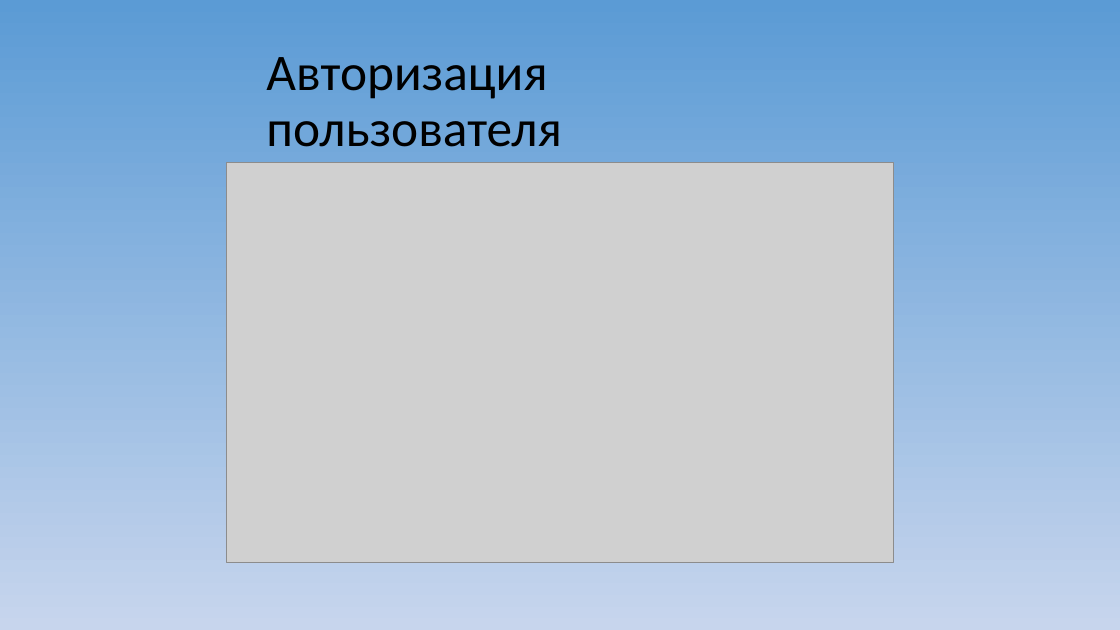
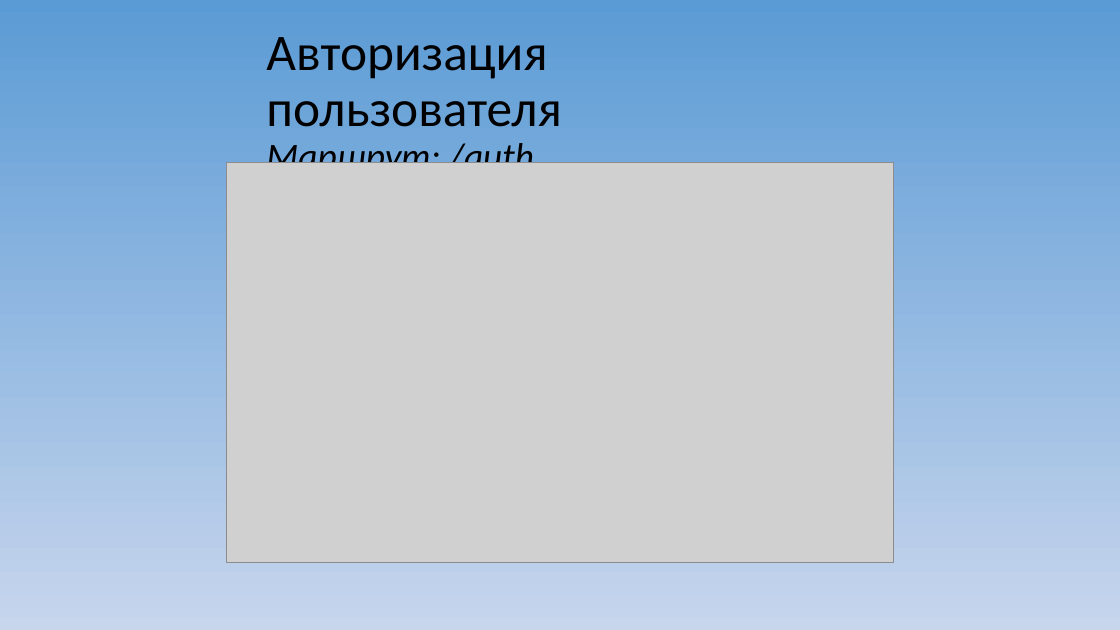
Before and after one commit to Solo322/VKspy, a slide deck: slide 1 of Макет приложения/VKSpy.ppt. Drawn at 1120x630 pixels with LibreOffice and Linux fonts; fonts in the diff are those of the drawing; grey boxes stand for pictures. Boxes give left, top, right and bottom in pixels: in the first picture for what was removed or moved away, otherwise in the second. Text is boxed around its words. In the diff, an @@ line names an element or a change of style, - is before the commit and + after.

```diff
--- a/Макет приложения/VKSpy.ppt
+++ b/Макет приложения/VKSpy.ppt
@@ title at [266,37,561,179]: text changed @@
-Авторизация пользователя
+Авторизация пользователя
+Маршрут: /auth
```
Also in this commit, not shown: 6 other slides changed, 4 other files.
